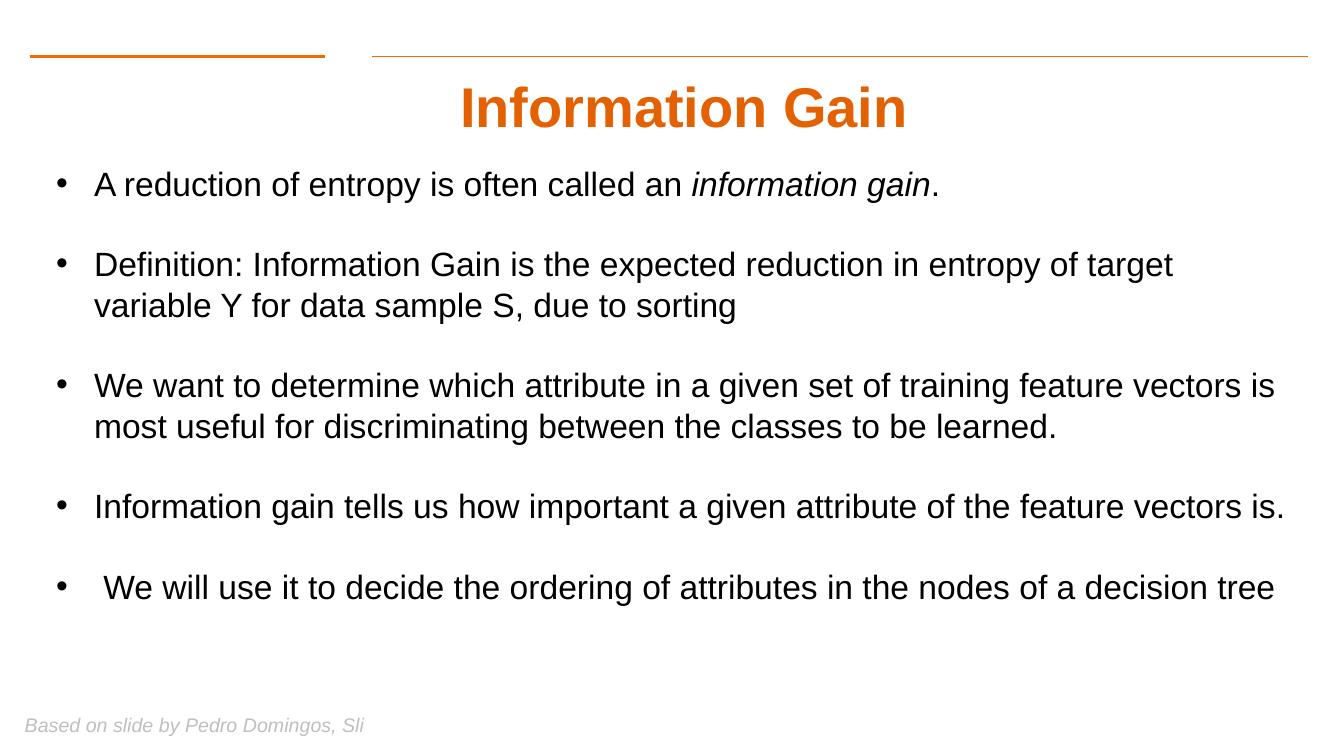
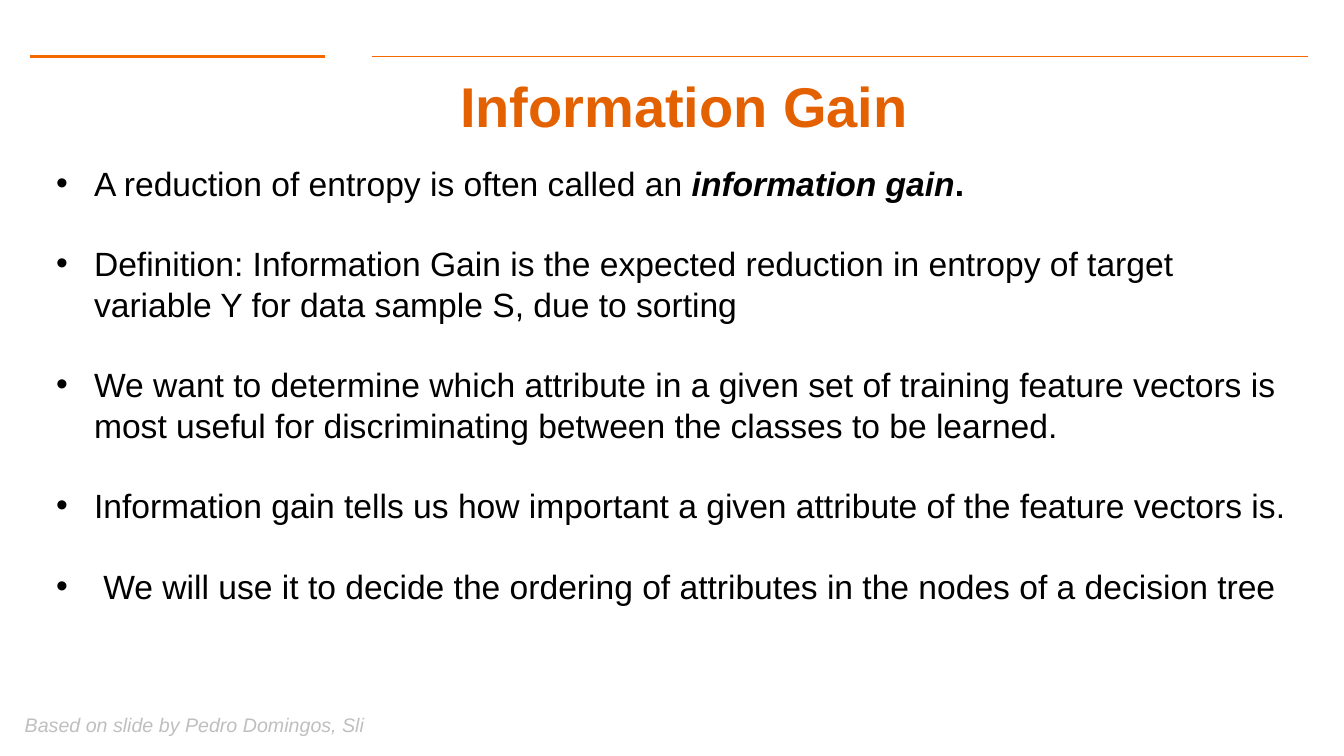
Before and after one commit to aiforsec/RIT-DSCI-633-FDS, a slide deck: slide 33 of Syllabus/Lecture06/Lec06.pptx (slide 27 before the commit). Drawn at 1344x756 pixels with LibreOffice and Linux fonts; fonts in the diff are those of the drawing; background and template pictures are left out. Boxes give left, top, right and bottom in pixels: in the first picture for what was removed or moved away, otherwise in the second. Text is boxed around its words. In the diff, an @@ line names an element or a change of style, - is before the commit and + after.

```diff
--- a/Syllabus/Lecture06/Lec06.pptx
+++ b/Syllabus/Lecture06/Lec06.pptx
@@ text at box(94, 171, 965, 203): bold on in "information gain." @@
```
Also in this commit, not shown: 8 other slides changed, 7 slides added, 2 slides removed, 1 other file.
